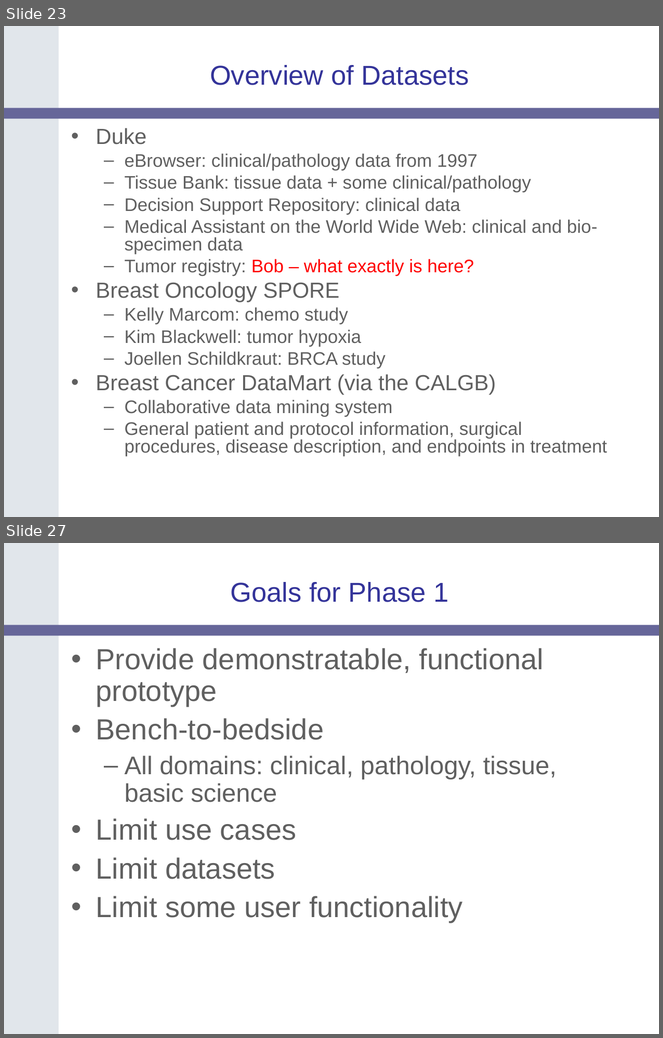
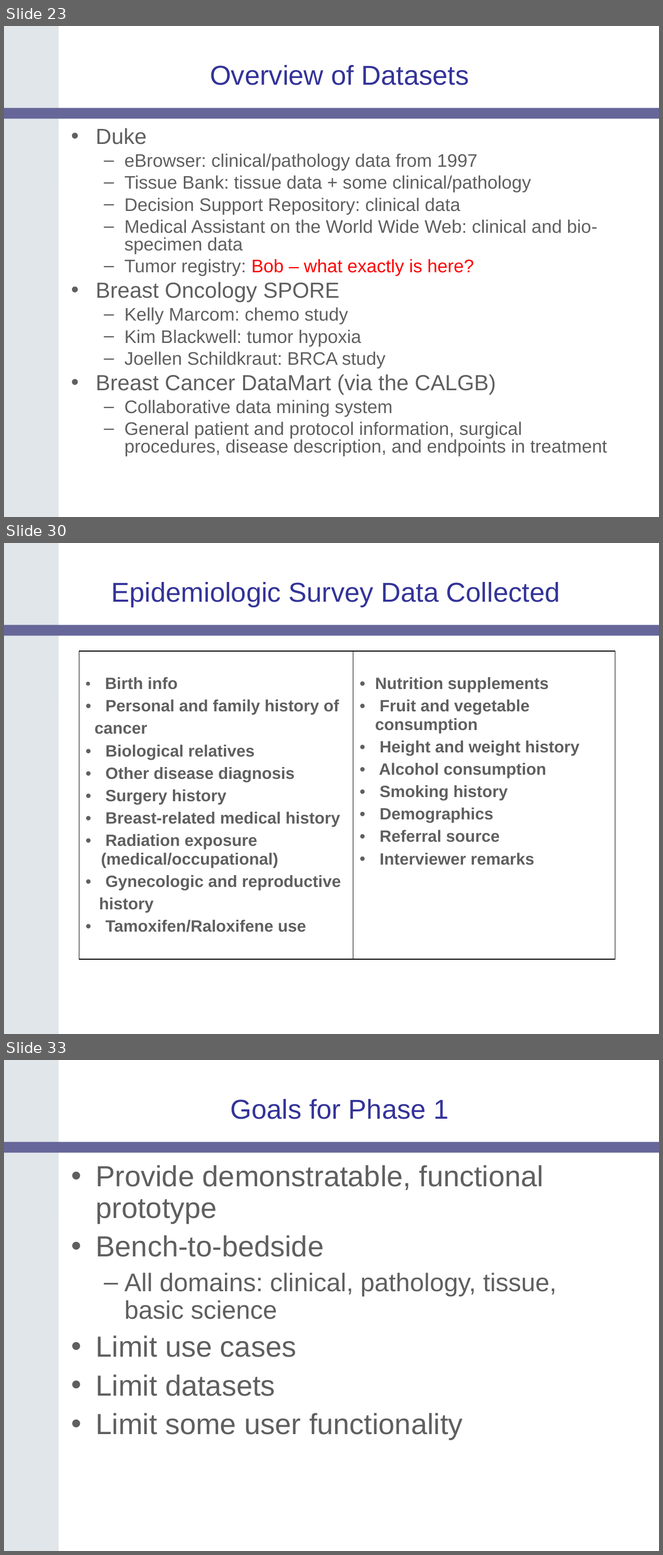
Before and after one commit to NCIP/catrip, a slide deck: catrip/documentation/presentations/catrip_f2f_2006_05/catrip_f2f_introduction_2006_05.ppt. Shown one above the other, each under a label of ours: slides 23 and 27 before the commit, slides 23, 30 and 33 after it; the slides between them are not shown. The pictures are 663x1038 and 663x1555 pixels, drawn with LibreOffice and Linux fonts; fonts in the diff are those of the drawing; background and template pictures are left out. Boxes give left, top, right and bottom in pixels: in the first picture for what was removed or moved away, otherwise in the second. Text is boxed around its words. In the diff, an @@ line names an element or a change of style, - is before the commit and + after.

```diff
--- a/catrip/documentation/presentations/catrip_f2f_2006_05/catrip_f2f_introduction_2006_05.ppt
+++ b/catrip/documentation/presentations/catrip_f2f_2006_05/catrip_f2f_introduction_2006_05.ppt
@@ slide 30 added at <box>4,543,659,1034</box>, background #FFFFFF; not listed: 2 template elements that a slide beside it also shows @@
@@ title added at <box>112,582,560,607</box>, 30 pt, text #333399 @@
+Epidemiologic Survey Data Collected
@@ table added at <box>79,651,616,960</box>, 1 rows, 2 columns @@
+Birth info / Personal and family history of / cancer / Biological relatives / Other disease diagnosis / Surgery history / Breast-related medical history / Radiation exposure (medical/occupational) / Gynecologic and reproductive / history / Tamoxifen/Raloxifene use | Nutrition supplements / Fruit and vegetable consumption / Height and weight history / Alcohol consumption / Smoking history / Demographics / Referral source / Interviewer remarks
@@ what was slide 27 is now slide 33 @@
```
Also in this commit, not shown: 4 slides changed, 11 other slides added, 6 slides removed.
